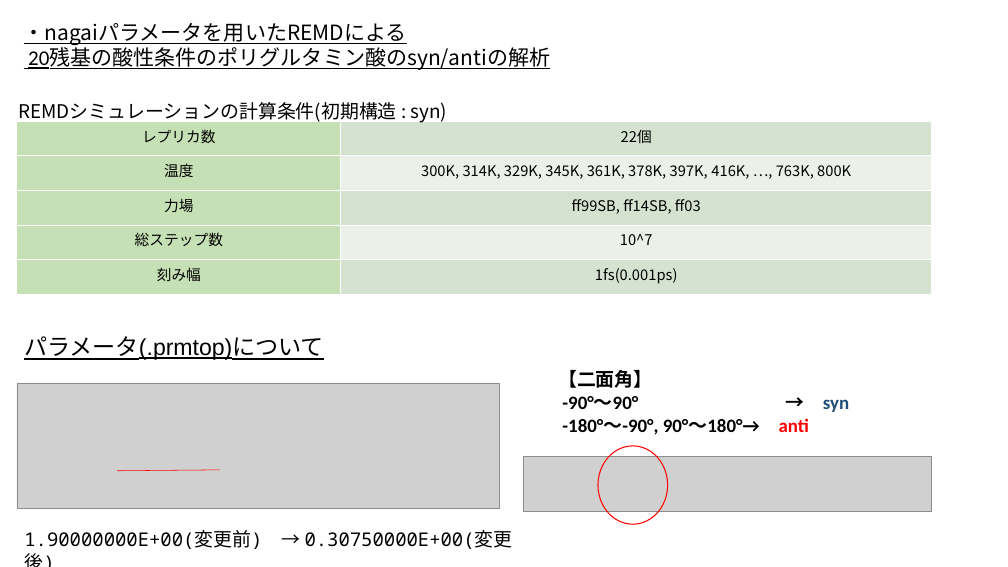
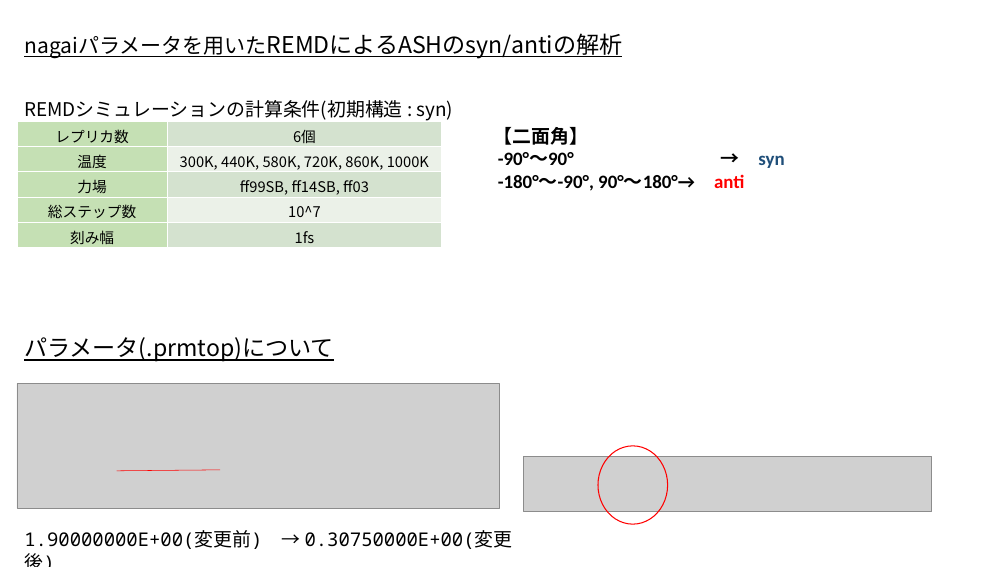
Before and after one commit to Onadius/Python_Labo, a slide deck: slide 24 of lab/SOTSURON/all_data/miyawaki_shintyoku_final_lab.pptx (slide 13 before the commit). Drawn at 1008x567 pixels with LibreOffice and Linux fonts; fonts in the diff are those of the drawing; grey boxes stand for pictures. Boxes give left, top, right and bottom in pixels: in the first picture for what was removed or moved away, otherwise in the second. Text is boxed around its words. In the diff, an @@ line names an element or a change of style, - is before the commit and + after.

Commit message:
ff99SBにてシミュレーション及びデータの収集

```diff
--- a/lab/SOTSURON/all_data/miyawaki_shintyoku_final_lab.pptx
+++ b/lab/SOTSURON/all_data/miyawaki_shintyoku_final_lab.pptx
@@ text at [267, 33, 622, 58]: text changed; size 20 to 22 pt @@
-・nagaiパラメータを用いたREMDによる
-20残基の酸性条件のポリグルタミン酸のsyn/antiの解析
+nagaiパラメータを用いたREMDによるASHのsyn/antiの解析
@@ text "REMDシミュレーションの計算条件(初期構造 : syn)": place and size @@
-text "REMDシミュレーションの計算条件(初期構造 : syn)" at [18, 102, 448, 124]
+text "REMDシミュレーションの計算条件(初期構造 : syn)" at [24, 100, 454, 121]
@@ table at [17, 121, 442, 248] @@
-row 1, column 2: 22個
+row 1, column 2: 6個
-row 2, column 2: 300K, 314K, 329K, 345K, 361K, 378K, 397K, 416K, …, 763K, 800K
+row 2, column 2: 300K, 440K, 580K, 720K, 860K, 1000K
-row 5, column 2: 1fs(0.001ps)
+row 5, column 2: 1fs
@@ table: place and size @@
-table at [17, 121, 932, 294]
+table at [17, 121, 442, 248]
@@ text "【二面角】": place and size @@
-text "【二面角】" at [558, 370, 809, 435]
+text "【二面角】" at [494, 127, 744, 191]
@@ text "パラメータ(.prmtop)について" at [24, 337, 333, 362]: font Arial to Noto Sans CJK JP @@
```
Also in this commit, not shown: 9 other slides changed, 14 slides added, 1 slide removed, 13 other files.
